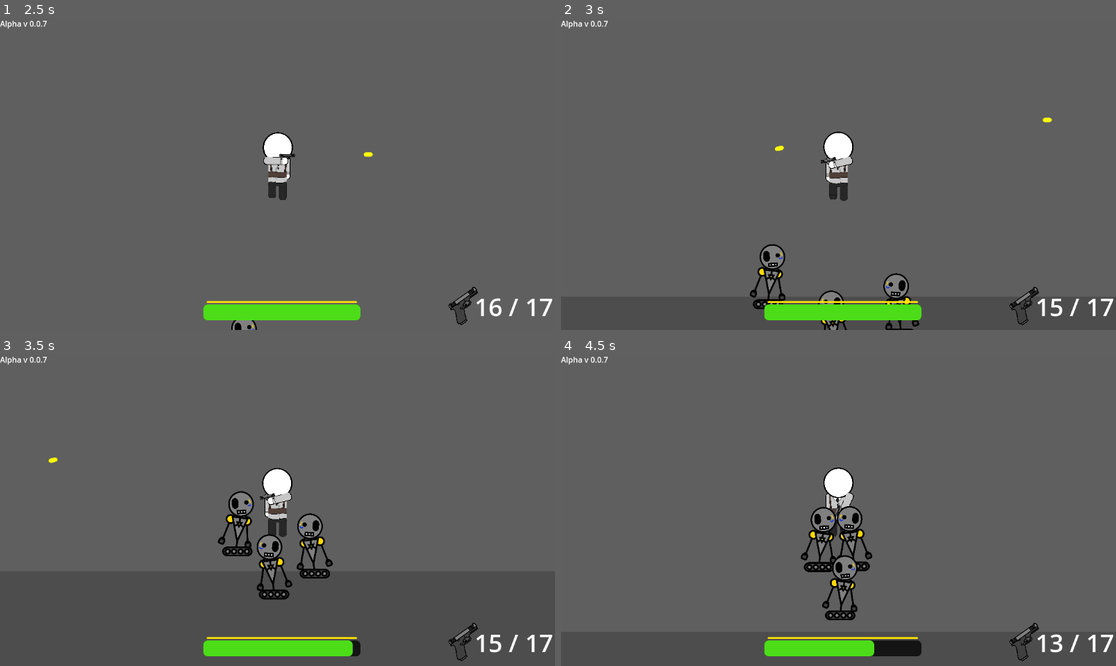
Above: before the commit, frames 1-4 (two rows, left to right).
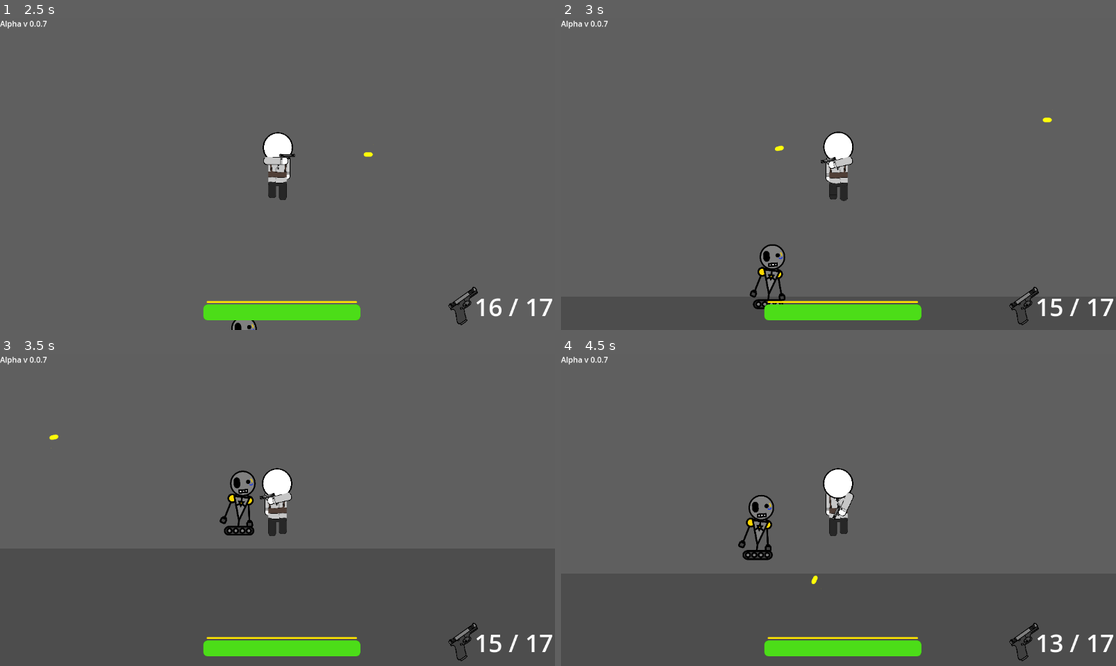
Above: after the commit, the same moments.

Repository: Pix4gunXd/Try_hit_me
Game: Godot game, scene res://Menus/MainMenu/menu.tscn
Two runs of this game, one before a commit and one after it. Both use one fixed random seed, a clock stepped at 60 frames per second and the inputs below.
Inputs (mouse positions are in pixels of both pictures, inside the frame that each line leads up to):
- Up to frame 1 (2.5 s): click "Start" at 0.5 s; click "Arena" at 1.25 s; move the mouse to (399, 158) at 2.02 s; press the mouse at (399, 158) at 2.03 s; hold D (move_right) from 2.03 s (still down)
- Up to frame 2 (3 s): move the mouse to (727, 189) at 2.77 s; release D (move_right) at 2.78 s; release the mouse at (727, 189) at 2.78 s; hold S (move_down) from 2.78 s (still down); click (727, 189) at 2.85 s
- Up to frame 3 (3.5 s): keep holding S (move_down)
- Up to frame 4 (4.5 s): move the mouse to (894, 441) at 3.52 s; release S (move_down) at 3.53 s; press the mouse at (894, 441) at 3.53 s; hold D (move_right) 3.53-4.28 s; move the mouse to (810, 572) at 4.27 s; release the mouse at (810, 572) at 4.28 s; hold W (move_up) from 4.28 s (still down); click (810, 572) at 4.35 s

Frame 1 is identical in both runs. In frame 2, 0.7% of the frame differs, in the area x 46-65%, y 81-100%; in frame 3, 2.6%; in frame 4, 3.3%, in the area x 31-65%, y 36-97%.

Commit message:
Limite de Spawn Adicionado

Diff:
--- a/Scenes/main/Arena/SpawnEnemies.gd
+++ b/Scenes/main/Arena/SpawnEnemies.gd
@@ -1,17 +1,31 @@
 extends Node2D
 
-
+# Variável para contar o número de inimigos
+var enemy_count = 0
+# Limite máximo de inimigos
+var max_enemies = 2
 
 func spawn_enemy():
-	var path_follow = get_node("Player/Path2D/PathFollow2D")
-	if path_follow:
-		var new_enemy = preload("res://Enemies/Level_1/Bobot/e_bobot.tscn").instantiate()
-		path_follow.progress_ratio = randf()
-		new_enemy.global_position = path_follow.global_position
-		add_child(new_enemy)
+	if enemy_count < max_enemies:
+		var path_follow = get_node("Player/Path2D/PathFollow2D")
+		if path_follow:
+			var new_enemy = preload("res://Enemies/Level_1/Bobot/e_bobot.tscn").instantiate()
+			path_follow.progress_ratio = randf()
+			new_enemy.global_position = path_follow.global_position
+			add_child(new_enemy)
+
+			# Aumenta o contador de inimigos
+			enemy_count += 1
+		else:
+			print("Erro: 'PathFollow2D' não encontrado.")
 	else:
-		print("Erro: 'PathFollow2D' não encontrado.")
-
+		print("Número máximo de inimigos atingido.")
+		get_node("Timer").stop()  # Pare o timer para impedir mais spawns
 
 func _on_timer_timeout():
 	spawn_enemy()
+
+# Você pode chamar esta função para reiniciar o spawn de inimigos, se necessário
+func reset_enemy_count():
+	enemy_count = 0
+	get_node("Timer").start()  # Reinicie o timer para permitir novos spawns
